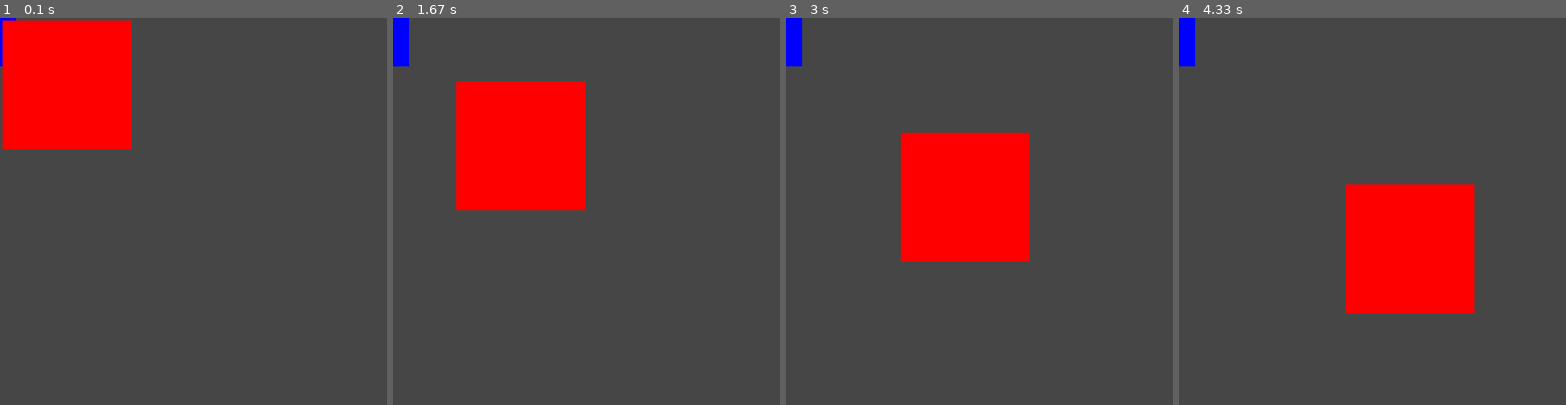
Above: before the commit, frames 1-4 (left to right).
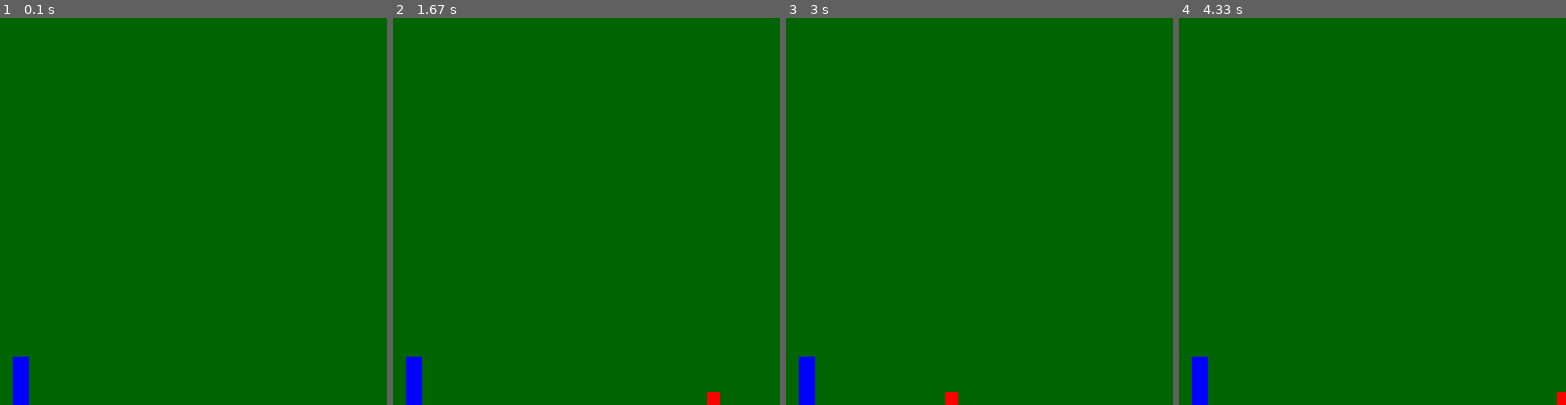
Above: after the commit, the same moments.

Repository: mattioso/PygameTools
Game: pygame game, started from Version1/test.py
The game is run twice, just before and just after one commit, with the same random seed, the same clock (stepped at 60 frames per second) and the same inputs.
Inputs:
- Up to frame 1 (0.1 s): no input
- Up to frame 2 (1.67 s): tap Space at 0.33 s
- Up to frame 3 (3 s): no input
- Up to frame 4 (4.33 s): no input

The runs differ from the first frame. In frame 1, 100% of the frame differs, in the area x 0-100%, y 0-100%; in frame 2, 100%; in frame 3, 100%; in frame 4, 100%.

Commit message:
Finished the rectangle class with a collide function and built an example game with multiple flying enemies that the player must avoid with the arrow keys, as well as add full jumping and collisions to the other example game. Fisished commenting the code

Diff:
--- a/Version1/Main.py
+++ b/Version1/Main.py
@@ -1,23 +1,32 @@
 
 import pygame, sys
+#Pyaame locals for the keyclicks
 from pygame.locals import *
 
+#The main class of the object
 class Aid(object):
 
 	#Constructor to pass the variables to create the screen
 	def __init__(self, width, height, backcolour=(70, 70, 70)):
 
+		#Set the size of the screen
 		self.size = self.width, self.height = width, height
+		#Set the pygame clock up to limit fps
 		self.clock = pygame.time.Clock()
 
+		#Initialize the pygame module
 		pygame.init()
+		#Set the screen to a pygame display with the size given
 		self.screen = pygame.display.set_mode(self.size)
 
+		#Create an array to hold the names of the rectangles added
 		self.rectangles = []
+
+		#Set the colour to the given colour
 		self.colour = backcolour
 
 	#Define a function to add new rects to the instance
-	def addRect(self, name, imgLoc="", width="", height=""):
+	def addRect(self, name, imgLoc="", width="", height="", colour=(255, 0, 0)):
 
 		#Check to make sure at least one set of parameters needed for the creation of the rectangle is provided
 		if imgLoc == "" and width == "" and height == "":
@@ -25,40 +34,63 @@
 
 		#If the width and the height have been given
 		if not width == "" and not height == "":
-			setattr(self, name, Rectangle(width, height))
+			setattr(self, name, Rectangle(width=width, height=height, colour=colour))
 
 		#If the image location has been given
 		else:
 			setattr(self, name, Rectangle(image=pygame.image.load(imgLoc)))
 
+		#Add the name of the rectangle to the array
 		self.rectangles.append(name)
 
 	#Define a function to run the commands the need running last in a game loop
 	def closingCommands(self):
 
+		#If the x is pressed
 		for event in pygame.event.get():
 			if event.type == pygame.QUIT:
 				pygame.quit()
 				sys.exit()
 
+		#Use the pygame clock function to limit the to 60 fps
 		self.clock.tick(60)
+		#Update the display
 		pygame.display.update()
 
 	def draw(self):
 
+		#Fill the screen with colour
 		self.screen.fill(self.colour)
 
+		#For every rectangle in rectangles array
 		for rects in self.rectangles:
-			if eval("self.{}".format(rects)).type == 0:
-				self.screen.blit(eval("self.{}".format(rects)).image, eval("self.{}".format(rects)).rect)
+			#Check if the rectangle wants to be drawn
+			if eval("self.{}".format(rects)).drawing:
+				#If the rectangle has an image to draw
+				if eval("self.{}".format(rects)).type == 0:
+					#Draw the image
+					self.screen.blit(eval("self.{}".format(rects)).image, eval("self.{}".format(rects)).rect)
+				#If the rectangle has no image
+				else:
+					#Draw a block coloured rectangle
+					pygame.draw.rect(self.screen, eval("self.{}".format(rects)).colour, eval("self.{}".format(rects)).rect)
 
-			else:
-				pygame.draw.rect(self.screen, eval("self.{}".format(rects)).colour, eval("self.{}".format(rects)).rect)
-
+	#Define an update function
 	def update(self):
 
+		#Iterate through the rectangles in the rectangle array
 		for rects in self.rectangles:
+			#Update every rectangle given
 			eval("self.{}".format(rects)).update()
+
+		#Run the draw function
+		self.draw()
+		#Run the closing commands function
+		self.closingCommands()
+
+	#Return the pressed keys
+	def getKeys(self):
+		return pygame.key.get_pressed()
 
 #Define a class to handle rectangles
 class Rectangle(object):
@@ -68,28 +100,48 @@
 
 		#if an image has been passed
 		if width == "" and height == "":
+			#Set the image to the image given
 			self.image = image
+			#Get a rectangle of the image
 			self.rect = self.image.get_rect()
+			#Set the width and height variables to the width and height of the rectangle
 			self.width = self.rect.width
 			self.height = self.rect.height
-			self.x = 0
-			self.y = 0
-			self.drawing = True
+			#Set the type to 0
 			self.type = 0
 
 		#If a set of value have been given
 		else:
+			#Set up the rectangle manually
 			self.rect = Rect(0, 0, width, height)
+			#Set the width and height variables to the values given
 			self.width = width
 			self.height = height
-			self.x = 0
-			self.y = 0
+			#Set the type to 1
 			self.type = 1
+			#Set the colour to the given colour
 			self.colour = colour
-			self.drawing = True
 
-	#Update the rect position to the x position
+		#Set up speed variables
+		self.speed = [0, 0]
+		#Set x and y to 0
+		self.x = 0
+		self.y = 0
+		#Set a variable that can be turned off to make the rectangle not draw
+		self.drawing = True
+
+	#Update the rect
 	def update(self):
 
+		#Add the speed variables to the x and y
+		self.x += self.speed[0]
+		self.y += self.speed[1]
+
+		#Update the rect positions
 		self.rect.x = self.x
 		self.rect.y = self.y
+
+	#Create a collide function
+	def collide(self, Rectangle):
+
+		return self.rect.colliderect(Rectangle.rect)
--- /dev/null
+++ b/Version1/flying.py
@@ -0,0 +1,67 @@
+
+#This is a demonstration of how the module can be used
+
+#Import the module
+from Main import *
+#Import the randint function from random
+from random import randint
+
+#Set up the aid class with width and height of 600 and the standard colour of 70, 70, 70
+game = Aid(600, 600)
+
+#Add the player rectangle
+game.addRect("player", width=30, height=30, colour=(0,0,255))
+#Set the players x to 20, and the y to the middle of the screen
+game.player.x = 20
+game.player.y = game.width / 2 - game.player.width / 2
+
+#Add the five enemies
+for x in range(5):
+	game.addRect("enemy{}".format(x), width=30, height=30)
+
+#Define a function to iterate through the enemies and reset them all
+def resetEnemies():
+	for x in range(5):
+		#Set the y to a random integer between 0 and the height of the game minus the height of the enemy
+		eval("game.enemy{}".format(x)).y = randint(0, game.height- eval("game.enemy{}".format(x)).height)
+		#Set the x to a random integer between the width and 200 past the width of the game
+		eval("game.enemy{}".format(x)).x = randint(game.width, game.width + 200)
+		#Give the enemy a random speed between -15 and -4
+		eval("game.enemy{}".format(x)).speed[0] = randint(-15, -4)
+
+#Run the reset enemies function
+resetEnemies()
+
+#Create the game loop
+while 1:
+
+	#Get the keys
+	keys = game.getKeys()
+
+	#If the up key is pressed, move the player up by 6 pixels
+	if keys[K_UP]:
+		game.player.y -= 6
+
+	#If the down jets is pressed, move the player down by 6 pixels
+	if keys[K_DOWN]:
+		game.player.y += 6
+
+	#Iterate through the enemies
+	for x in range(5):
+		#Check if the enemy has gone off screen
+		if eval("game.enemy{}".format(x)).x < 0 - eval("game.enemy{}".format(x)).width:
+			#Set the enemy back to the same random values as before
+			eval("game.enemy{}".format(x)).y = randint(0, game.height- eval("game.enemy{}".format(x)).height)
+			eval("game.enemy{}".format(x)).x = randint(game.width, game.width + 200)
+			eval("game.enemy{}".format(x)).speed[0] = randint(-15, -4)
+
+		#If the player has collided with the enemy
+		if game.player.collide(eval("game.enemy{}".format(x))):
+			#Reset the enemies
+			resetEnemies()
+			#Set the player back to the start
+			game.player.x = 20
+			game.player.y = game.width / 2 - game.player.width / 2
+
+	#Update the game
+	game.update()
--- a/Version1/test.py
+++ b/Version1/test.py
@@ -1,15 +1,80 @@
 
+#This is a demonstration of how the module can be used
+
+#Import the module
 from Main import *
+#Import random
+import random
 
-a = Aid(600, 600)
-a.addRect("imageTest", imgLoc="res/Player.png")
-a.addRect("drawTest", width=200, height=200)
+#Set up the aid class as a, with a width and height of 600 and a dark green background
+a = Aid(600, 600, (0, 100, 0))
+#Add the player as an image of a blue rectangle
+a.addRect("player", imgLoc="res/Player.png")
+#Add the enemy as a red box with 20x20 dimensions
+a.addRect("enemy", width=20, height=20)
 
+#Set the player x to 20 and on the ground
+a.player.x = 20
+a.player.y = a.height - a.player.height
+
+#Set the enemy a random distance of between 200 and 0 pixels off screen
+a.enemy.x = random.randint(a.width, a.width + 200)
+#Set the enemy speed to a random int between -10 and -5
+a.enemy.speed[0] = random.randint(-10, -5)
+#Set the enemy height to on the floor
+a.enemy.y = a.height - a.enemy.height
+
+#Set a variable for whether the player is currently jumping
+jumping = False
+
+#Run the game loop
 while 1:
-	a.draw()
 
-	a.drawTest.x +=1
-	a.drawTest.y += 1
+	#Get the pressed keys
+	keys = a.getKeys()
 
+	#If space is pressed and the player is not currently jumping
+	if keys[K_SPACE]:
+		if not jumping:
+			#Set the player to be moving at 15 pixels a tick upwards
+			a.player.speed[1] -= 15
+			#Set the jumping variable to true
+			jumping = True
+
+	#If the player is currently jumping
+	if jumping:
+		#Add one to the y speed, which will overcome the 15 taking the player up then bring him down at an increasing pace
+		a.player.speed[1] += 1
+		#If the player has gone bellow the ground
+		if a.player.y > a.height - a.player.height:
+			#Set the jumping variable to false
+			jumping = False
+			#Set the y speed to 0
+			a.player.speed[1] = 0
+			#Set the player on the ground
+			a.player.y = a.height - a.player.height
+
+	#If the enemy has gone off the screen
+	if a.enemy.x <= -a.enemy.width:
+		#Set the x speed to a random int between -5 and -3
+		a.enemy.speed[0] = random.randint(-5, -3)
+		#Set the x to a random int between 0 and 200 pixels off screen
+		a.enemy.x = random.randint(a.width, a.width + 200)
+
+	#If the player collides with the enemy
+	if a.player.collide(a.enemy):
+		#Set the x speed to a random int between -5 and -3
+		a.enemy.speed[0] = random.randint(-5, -3)
+		#Set the x to a random int between 0 and 200 pixels off screen
+		a.enemy.x = random.randint(a.width, a.width + 200)
+		#Set the player's x to 20
+		a.player.x = 20
+		#Set the player y to the have it on the ground
+		a.player.y = a.height - a.player.height
+		#Set both the player speed to 0
+		a.player.speed = [0, 0]
+		#Set that the player is no longer jumping
+		jumping = False
+
+	#Update the game
 	a.update()
-	a.closingCommands()
Binary file removed: Version1/res/Enemy.png
